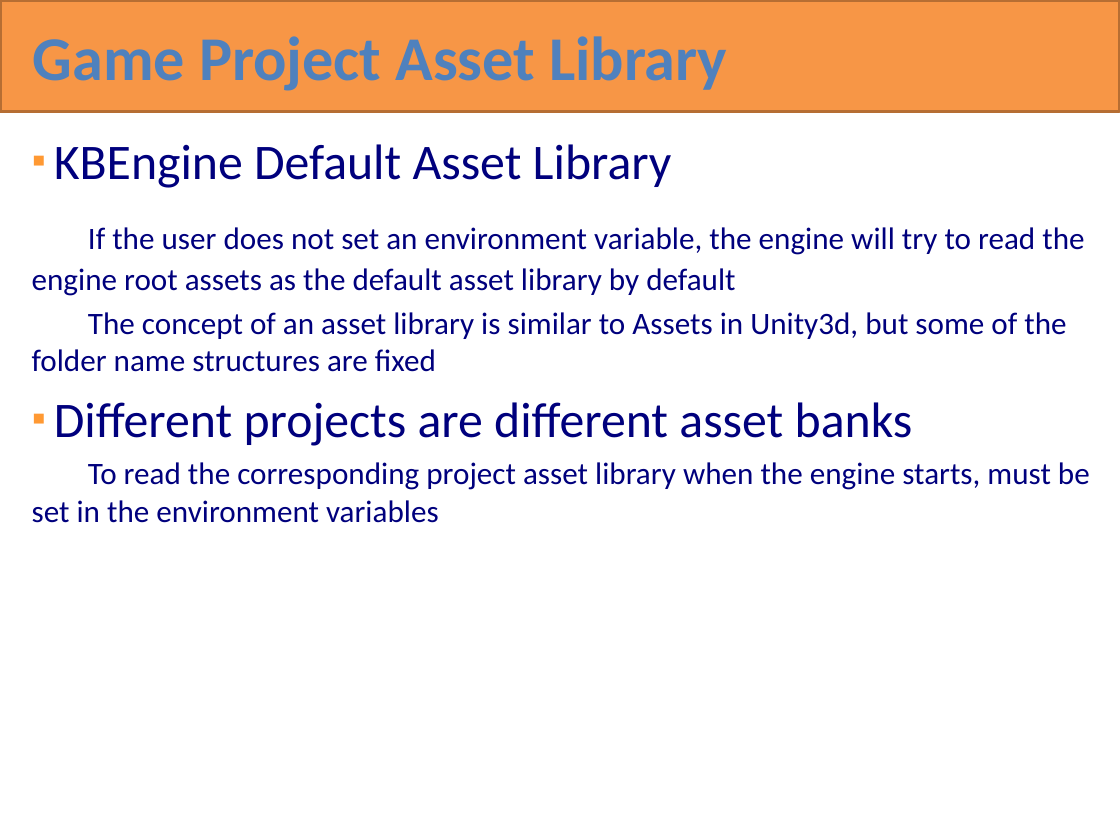
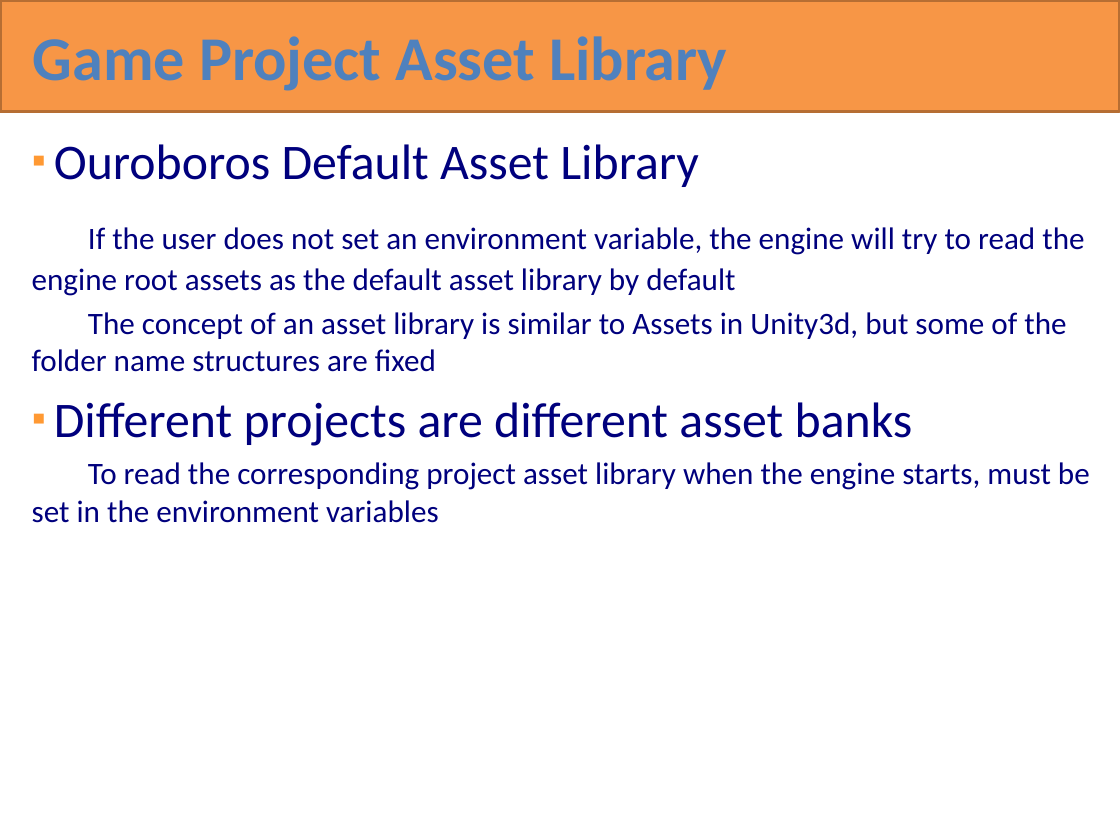
Before and after one commit to RottenVisions/ouroboros, a slide deck: slide 28 of docs/Ouroboros overview(en).pptx. Drawn at 1120x840 pixels with LibreOffice and Linux fonts; fonts in the diff are those of the drawing. Boxes give left, top, right and bottom in pixels: in the first picture for what was removed or moved away, otherwise in the second. Text is boxed around its words. In the diff, an @@ line names an element or a change of style, - is before the commit and + after.

```diff
--- a/docs/Ouroboros overview(en).pptx
+++ b/docs/Ouroboros overview(en).pptx
@@ text at bbox=[54, 144, 699, 187]: text changed @@
-▪ KBEngine Default Asset Library
+▪ Ouroboros Default Asset Library
```
Also in this commit, not shown: 112 other slides changed, 2 other files.
